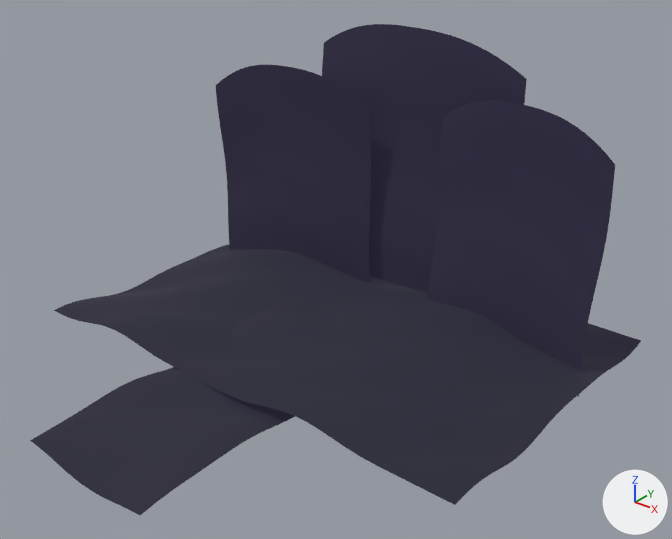
Renders of the glTF model urai-tier1/public/assets/urai/home-production/authored-v191/home-life-map-place-v191.glb from each side of a commit.
Camera for both pictures: a 50 mm lens placed at (5.19, -6.65, 4.58), pointed at (0.34, -0.59, 0.83). The axes (+X, +Y, +Z) are drawn at lower right. The lights are the same throughout. The picture after the commit comes second. Where no turn or scale is listed for an object, it has been applied to the vertices.

The first picture shows 'home-v197-life-map-ascending-observatory-path', 'home-v197-life-map-integrated-memory-observatory-foundation', 'home-v197-life-map-weathered-memory-ledger-1', 'home-v197-life-map-weathered-memory-ledger-2', 'home-v197-life-map-weathered-memory-ledger-3'.
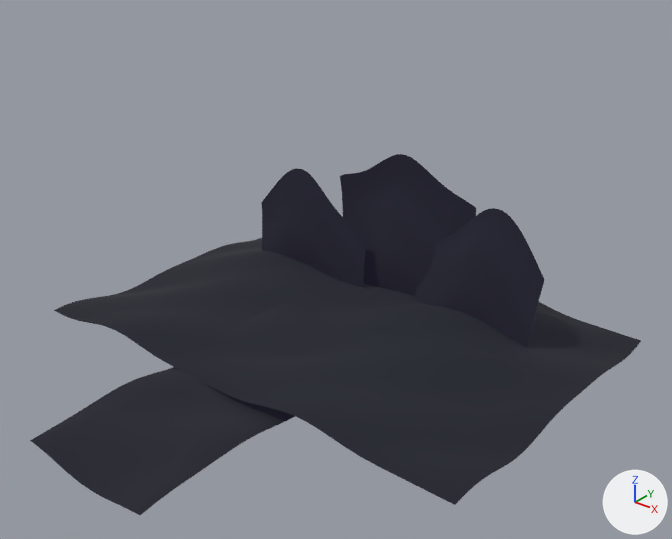
Changed parts and their boxes (x1, y1, x2, y2) in the pictures (672 x 539 px):
'home-v197-life-map-weathered-memory-ledger-3', reshaped, moved
    before: (427, 100, 615, 397)
    after: (414, 208, 544, 347)
'home-v197-life-map-weathered-memory-ledger-2', reshaped, moved
    before: (322, 24, 527, 292)
    after: (340, 154, 476, 296)
'home-v197-life-map-weathered-memory-ledger-1', reshaped, moved
    before: (216, 65, 371, 282)
    after: (261, 169, 366, 287)

The change, as a list of edits to the scene's bpy script:
```text
Change me_mesh_1:
    used by ob_home_v197_life_map_weathered_memory_ledger_1; location = (-1.34, 0.82, -0.1)
    remove me_mesh_1.from_pydata(...)  # 775 vertices, 1440 faces; spans x -0.94..0.98, y -0.31..0.16, z -0.34..2.34
    add me_mesh_1.from_pydata(...)  # 775 vertices, 1440 faces; spans x -0.7..0.75, y -0.21..0.04, z -0.65..1.24
    me_mesh_1 part 1: 775 of 775 vertices moved; they spanned x -0.94..0.98, y -0.31..0.16, z -0.34..2.34 and now span x -0.7..0.75, y -0.21..0.04, z -0.65..1.24; mean shift (0.01, -0.05, -0.71)
Change me_mesh_2:
    used by ob_home_v197_life_map_weathered_memory_ledger_2; location = (0.0, 1.14, -0.1)
    remove me_mesh_2.from_pydata(...)  # 775 vertices, 1440 faces; spans x -1.23..1.23, y -0.12..0.07, z -0.34..2.84
    add me_mesh_2.from_pydata(...)  # 775 vertices, 1440 faces; spans x -0.84..0.84, y -0.21..0.04, z -0.61..1.57
    me_mesh_2 part 2: 775 of 775 vertices moved; they spanned x -1.23..1.23, y -0.12..0.07, z -0.34..2.84 and now span x -0.84..0.84, y -0.21..0.04, z -0.61..1.57; mean shift (0.0, -0.06, -0.77)
Change me_mesh_3:
    used by ob_home_v197_life_map_weathered_memory_ledger_3; location = (1.34, 0.82, -0.1)
    remove me_mesh_3.from_pydata(...)  # 775 vertices, 1440 faces; spans x -0.96..0.98, y -0.14..0.22, z -0.34..2.34
    add me_mesh_3.from_pydata(...)  # 775 vertices, 1440 faces; spans x -0.73..0.74, y -0.09..0.17, z -0.65..1.29
    me_mesh_3 part 3: 775 of 775 vertices moved; they spanned x -0.96..0.98, y -0.14..0.22, z -0.34..2.34 and now span x -0.73..0.74, y -0.09..0.17, z -0.65..1.29; mean shift (-0.01, -0.05, -0.7)
Change ob_home_v197_life_map_weathered_memory_ledger_1:
    ob_home_v197_life_map_weathered_memory_ledger_1.location: (-1.34, 0.82, -0.1) -> (-1.02, 0.76, -0.1)
Change ob_home_v197_life_map_weathered_memory_ledger_2:
    ob_home_v197_life_map_weathered_memory_ledger_2.location: (0.0, 1.14, -0.1) -> (0.0, 1.02, -0.1)
Change ob_home_v197_life_map_weathered_memory_ledger_3:
    ob_home_v197_life_map_weathered_memory_ledger_3.location: (1.34, 0.82, -0.1) -> (1.02, 0.76, -0.1)
```
